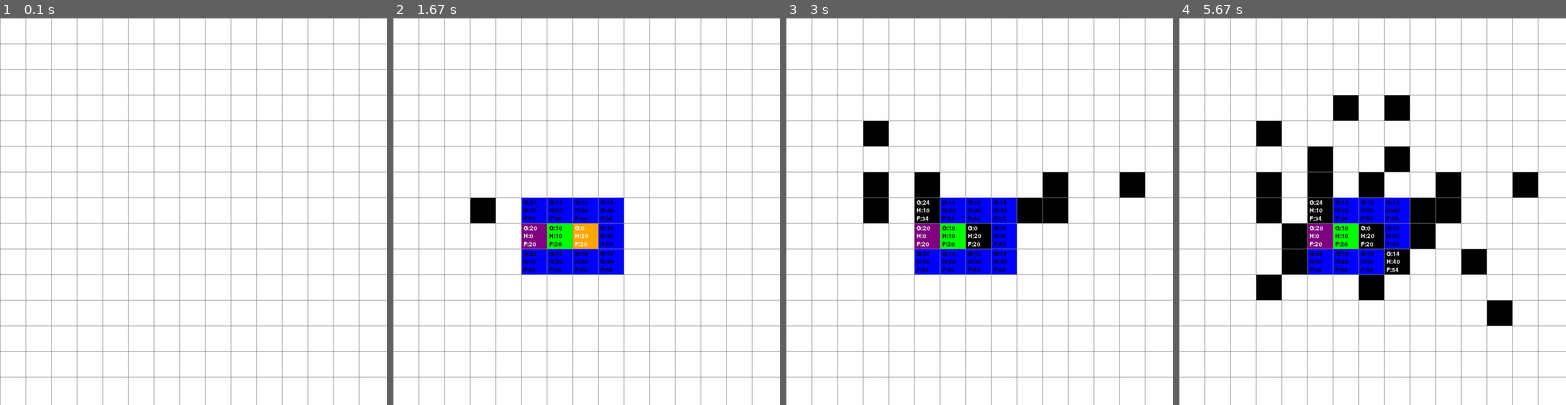
Above: before the commit, frames 1-4 (left to right).
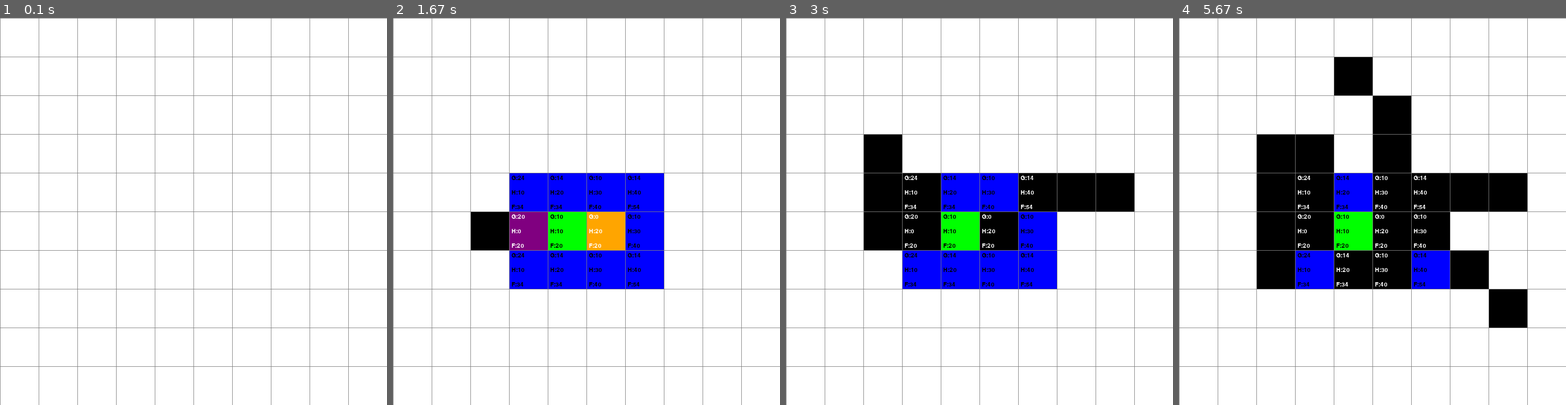
Above: after the commit, the same moments.

Repository: PabloEdu514/Apuntes_IA
Game: pygame game, started from Proyectos/A-asterisco/A-asterisco.py
The game is run twice, just before and just after one commit, with the same random seed, the same clock (stepped at 60 frames per second) and the same inputs.
Inputs (mouse positions are in pixels of both pictures, inside the frame that each line leads up to):
- Up to frame 1 (0.1 s): no input
- Up to frame 2 (1.67 s): press the mouse at (586, 238) at 0.37 s; move the mouse to (540, 226) at 0.47 s; release the mouse at (493, 215) at 0.6 s; tap C at 0.67 s; tap Enter at 1, 1.33 s
- Up to frame 3 (3 s): press the mouse at (979, 238) at 1.7 s; move the mouse to (1018, 211) at 1.8 s; release the mouse at (1056, 180) at 1.93 s; press the mouse at (979, 238) at 2.03 s; move the mouse to (1049, 207) at 2.13 s; release the mouse at (1118, 180) at 2.27 s; press the mouse at (979, 238) at 2.37 s; move the mouse to (925, 188) at 2.47 s; release the mouse at (867, 137) at 2.6 s; press the mouse at (979, 238) at 2.7 s; move the mouse to (925, 211) at 2.8 s; release the mouse at (867, 188) at 2.93 s
- Up to frame 4 (5.67 s): press the mouse at (1372, 238) at 3.03 s; move the mouse to (1426, 246) at 3.13 s; release the mouse at (1476, 254) at 3.27 s; right-click (1295, 242) at 3.38 s; press the mouse at (1295, 242) at 3.7 s; move the mouse to (1395, 273) at 3.8 s; release the mouse at (1492, 304) at 3.93 s; press the mouse at (1295, 242) at 4.03 s; move the mouse to (1322, 168) at 4.13 s; release the mouse at (1349, 95) at 4.27 s; press the mouse at (1295, 242) at 4.37 s; move the mouse to (1287, 257) at 4.47 s; release the mouse at (1275, 277) at 4.6 s; click (1407, 145) at 4.72 s; click (1391, 103) at 5.05 s; press the mouse at (1391, 103) at 5.37 s; move the mouse to (1380, 192) at 5.47 s; release the mouse at (1368, 281) at 5.6 s

The runs differ from the first frame. In frame 1, 5.6% of the frame differs, in the area x 0-100%, y 0-100%; in frame 2, 15%; in frame 3, 17%; in frame 4, 21%.

Commit message:
Se agrego la impresion de lista abierta y cerrada, ademas de documentar el codigo

Diff:
--- a/Proyectos/A-asterisco/A-asterisco.py
+++ b/Proyectos/A-asterisco/A-asterisco.py
@@ -18,62 +18,75 @@
 
 class Nodo:
     def __init__(self, fila, col, ancho, total_filas):
-        self.fila = fila
-        self.col = col
+        self.fila = fila #posicion del nodo en cuadricula
+        self.col = col #posicion del nodo
         self.x = fila * ancho
         self.y = col * ancho
         self.color = BLANCO
         self.ancho = ancho
         self.total_filas = total_filas
-        self.g = float("inf")
-        self.h = 0
-        self.padre = None
+        self.g = float("inf") #costo acumulado, en inf porque no conocemos su valor al inicio
+        self.h = 0 #heuristica
+        self.padre = None #nodo del que viene
 
     def __lt__(self, otro):
         return (self.g + self.h) < (otro.g + otro.h)
 
+
     def get_pos(self):
         return self.fila, self.col
 
+    #verifica si es pared
     def es_pared(self):
         return self.color == NEGRO
 
+    #verifica si es el inicio
     def es_inicio(self):
         return self.color == NARANJA
 
+    #verifica si es el fin
     def es_fin(self):
         return self.color == PURPURA
 
     def restablecer(self):
         self.color = BLANCO
 
+    #se cambia el color del nodo para indicar que es el inicio
     def hacer_inicio(self):
         self.color = NARANJA
 
+    #se cambia el color del nodo para indicar que es una pared
     def hacer_pared(self):
         self.color = NEGRO
 
+    #se cambia el color del nodo para indicar que es el nodo final
     def hacer_fin(self):
         self.color = PURPURA
 
+    #pintamos el camino de verde
     def hacer_camino(self):
         if not self.es_fin() and not self.es_inicio():
             self.color = VERDE
 
+    #pintamos el nodo y si este ya se visito sus valores g,h,f
     def dibujar(self, ventana, fuente):
         pygame.draw.rect(ventana, self.color, (self.x, self.y, self.ancho, self.ancho))
 
         if self.g < float("inf"):  # Solo mostrar si el nodo ha sido visitado
             color_texto = NEGRO if self.color in [BLANCO, VERDE, AZUL] else BLANCO
 
+            #impresion de g,h,f
             g_text = fuente.render(f"G:{int(self.g)}", True, color_texto)
             h_text = fuente.render(f"H:{int(self.h)}", True, color_texto)
             f_text = fuente.render(f"F:{int(self.g + self.h)}", True, color_texto)
 
+            #nos permite ubicar el texto dentro del nodo
             ventana.blit(g_text, (self.x + 5, self.y + 5))
             ventana.blit(h_text, (self.x + 5, self.y + self.ancho // 2 - 5))
             ventana.blit(f_text, (self.x + 5, self.y + self.ancho - 15))
 
+
+#Se crea la cuadricula calculando la posicion de cada cuadricula
 def crear_grid(filas, ancho):
     grid = []
     ancho_nodo = ancho // filas
@@ -84,6 +97,7 @@
             grid[i].append(nodo)
     return grid
 
+#se encarda de dibujar las lineas del grid
 def dibujar_grid(ventana, filas, ancho):
     ancho_nodo = ancho // filas
     for i in range(filas):
@@ -91,6 +105,7 @@
         for j in range(filas):
             pygame.draw.line(ventana, GRIS, (j * ancho_nodo, 0), (j * ancho_nodo, ancho))
 
+#se encarga de dibujar la cuadricula
 def dibujar(ventana, grid, filas, ancho, fuente):
     ventana.fill(BLANCO)
     for fila in grid:
@@ -99,6 +114,7 @@
     dibujar_grid(ventana, filas, ancho)
     pygame.display.update()
 
+#se encarga de obtener la posicion del click, dentro de la cuadricula
 def obtener_click_pos(pos, filas, ancho):
     ancho_nodo = ancho // filas
     y, x = pos
@@ -106,74 +122,97 @@
     col = x // ancho_nodo
     return fila, col
 
+#heuristica para calcular la distancia entre dos nodos, con la distancia de manhattan
 def heuristica(nodo1, nodo2):
-    x1, y1 = nodo1.get_pos()
-    x2, y2 = nodo2.get_pos()
-    return (abs(x1 - x2) + abs(y1 - y2))*10
-
+    x1, y1 = nodo1.get_pos() #fila y columna del nodo1
+    x2, y2 = nodo2.get_pos() #fila y columna del nodo2
+    return (abs(x1 - x2) + abs(y1 - y2)) * 10 #distancia de manhattan, valores positivos
+
+#reconstruye el camino mas corto desde el fin hasta el inicio
 def reconstruir_camino(nodo_final):
     actual = nodo_final.padre
     camino = []
-    while actual and actual.padre:
+    while actual and actual.padre: #mientras todos los nodos tengan padre
         if not actual.es_fin():
-            actual.hacer_camino()
-        camino.append(actual.get_pos())
+            actual.hacer_camino() #pintamos el camino de verde
+        camino.append(actual.get_pos()) #agregamos la posicion del nodo al camino
         actual = actual.padre
     camino.reverse()
     print("Ruta más corta:", camino)
 
+
 def a_estrella(grid, inicio, fin, ventana, filas, ancho, fuente, paso_a_paso=True):
-    direcciones = [(-1, 0), (1, 0), (0, -1), (0, 1), (-1, -1), (-1, 1), (1, -1), (1, 1)]
-    open_set = []
+    direcciones = [(-1, 0), (1, 0), (0, -1), (0, 1), (-1, -1), (-1, 1), (1, -1), (1, 1)] #posibles movimientos
+    open_set = [] #lista abierta
     heapq.heappush(open_set, (0, inicio))
-    inicio.g = 0
-    inicio.h = heuristica(inicio, fin)
+    inicio.g = 0 #inicializamos el punto de partida
+    inicio.h = heuristica(inicio, fin) #calculamos la heuristica
     lista_cerrada = set()
 
-    while open_set:
-        _, nodo_actual = heapq.heappop(open_set)
-
-        if nodo_actual in lista_cerrada:
+    while open_set: #mientras la lista abierta no este vacia
+        _, nodo_actual = heapq.heappop(open_set) #se jala el nodo con menor f
+
+        if nodo_actual in lista_cerrada: #valido que el nodo no este en la lista cerrada
             continue
 
         lista_cerrada.add(nodo_actual)
 
+        #si ya llegamos al final que se reconstruya el camino
         if nodo_actual == fin:
             reconstruir_camino(fin)
             return True
 
-        for dx, dy in direcciones:
-            fila, col = nodo_actual.fila + dx, nodo_actual.col + dy
+        # Solo imprimimos las listas al presionar "Enter"
+        if paso_a_paso:
+            esperando = True
+            while esperando:
+                for event in pygame.event.get():
+                    if event.type == pygame.KEYDOWN and event.key == pygame.K_RETURN:
+                        # Imprimir el estado actual de open_set y lista_cerrada con mejor formato
+                        print("Lista abierta:", end=" ")
+                        for nodo in open_set:
+                            print(f"({nodo[1].fila}, {nodo[1].col})", end=" ")
+                        print()  # Salto de línea
+
+                        print("Lista cerrada:", end=" ")
+                        for nodo in lista_cerrada:
+                            print(f"({nodo.fila}, {nodo.col})", end=" ")
+                        print()  # Salto de línea
+
+                        esperando = False
+
+        for dx, dy in direcciones: #visitamos los nodos vecinos
+            fila, col = nodo_actual.fila + dx, nodo_actual.col + dy #Aqui unicamente calculo donde esta el vecino
             if 0 <= fila < filas and 0 <= col < filas:
-                vecino = grid[fila][col]
+                vecino = grid[fila][col] #jalamos el nodo vecino
                 if vecino.es_pared() or vecino in lista_cerrada:
                     continue
 
-                nuevo_g = nodo_actual.g + (14 if dx != 0 and dy != 0 else 10)
-
+                nuevo_g = nodo_actual.g + (14 if dx != 0 and dy != 0 else 10) #verificar si es movimiento diagonal
+
+                #Verificar si el nuevo camino es mejor o peor y recalcular
                 if nuevo_g < vecino.g:
                     vecino.g = nuevo_g
                     vecino.h = heuristica(vecino, fin)
                     vecino.padre = nodo_actual
                     heapq.heappush(open_set, (vecino.g + vecino.h, vecino))
-                    if not vecino.es_fin():
+                    # Solo actualizar el color si no es el nodo de inicio o fin
+                    if vecino != inicio and vecino != fin:
                         vecino.color = AZUL
 
         dibujar(ventana, grid, filas, ancho, fuente)
 
-        if paso_a_paso:
-            esperando = True
-            while esperando:
-                for event in pygame.event.get():
-                    if event.type == pygame.KEYDOWN and event.key == pygame.K_RETURN:
-                        esperando = False
+        # Visualizar la lista cerrada (rojo) sin cambiar el color del nodo final
+        for nodo in lista_cerrada:
+            if nodo != inicio and nodo != fin:
+                nodo.color = ROJO
 
     return False
 
 def main(ventana, ancho):
     pygame.font.init()
     fuente = pygame.font.Font(None, 18)
-    FILAS = 15
+    FILAS = 10
     grid = crear_grid(FILAS, ancho)
     inicio = None
     fin = None
@@ -184,6 +223,7 @@
         for event in pygame.event.get():
             if event.type == pygame.QUIT:
                 corriendo = False
+            #clicks del mouse para inicio, fin y paredes
             if pygame.mouse.get_pressed()[0]:
                 pos = pygame.mouse.get_pos()
                 fila, col = obtener_click_pos(pos, FILAS, ancho)
@@ -196,6 +236,7 @@
                     fin.hacer_fin()
                 else:
                     nodo.hacer_pared()
+            #borrar nodos
             elif pygame.mouse.get_pressed()[2]:
                 pos = pygame.mouse.get_pos()
                 fila, col = obtener_click_pos(pos, FILAS, ancho)
@@ -205,6 +246,7 @@
                     inicio = None
                 elif nodo == fin:
                     fin = None
+            #poner a chambear el algoritmo
             if event.type == pygame.KEYDOWN:
                 if event.key == pygame.K_RETURN and inicio and fin:
                     a_estrella(grid, inicio, fin, ventana, FILAS, ancho, fuente, paso_a_paso=True)
